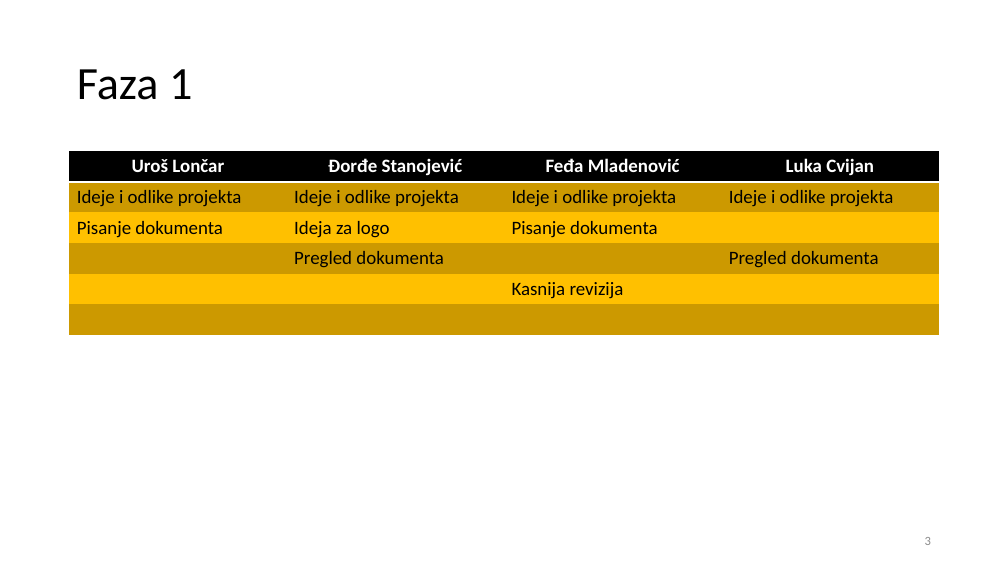
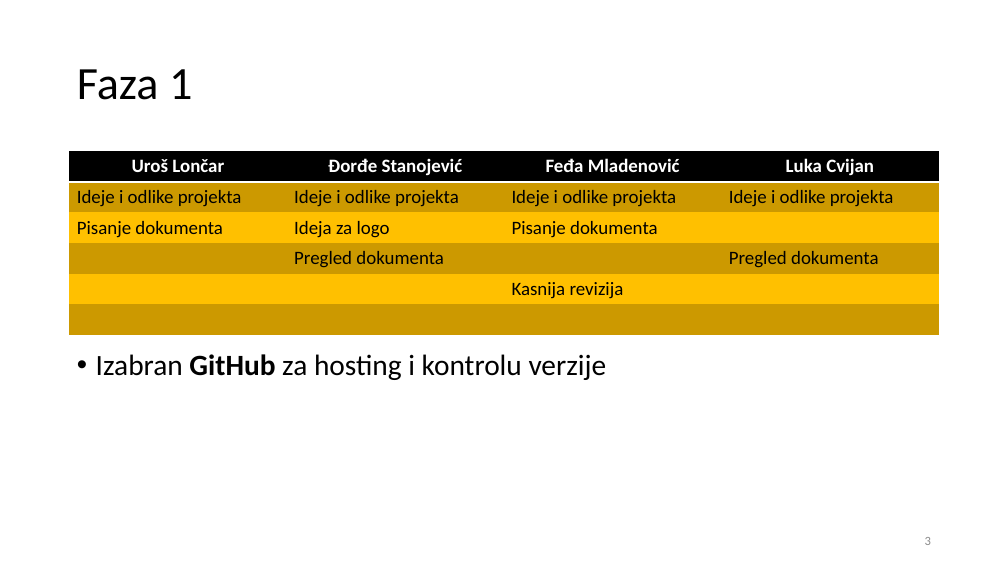
Before and after one commit to RenatusRS/FLUDJ-Net, a slide deck: slide 3 of FLUDJ Net.pptx. Drawn at 1008x567 pixels with LibreOffice and Linux fonts; fonts in the diff are those of the drawing; background and template pictures are left out. Boxes give left, top, right and bottom in pixels: in the first picture for what was removed or moved away, otherwise in the second. Text is boxed around its words. In the diff, an @@ line names an element or a change of style, - is before the commit and + after.

```diff
--- a/FLUDJ Net.pptx
+++ b/FLUDJ Net.pptx
@@ text added at (96, 354, 607, 380), 28 pt, text #000000 @@
+• Izabran GitHub za hosting i kontrolu verzije
```
Also in this commit, not shown: 3 other slides changed, 2 other files.
